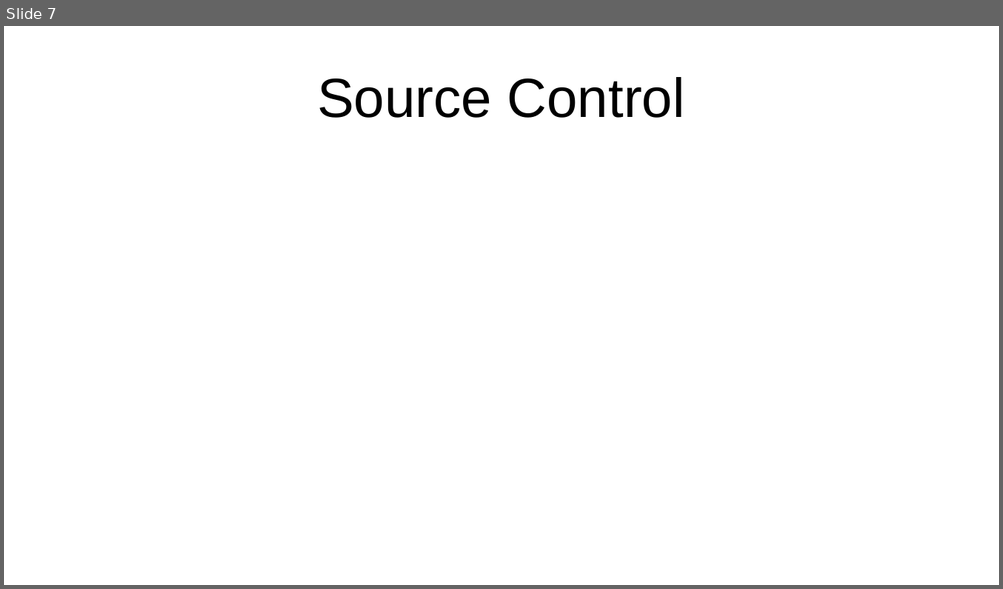
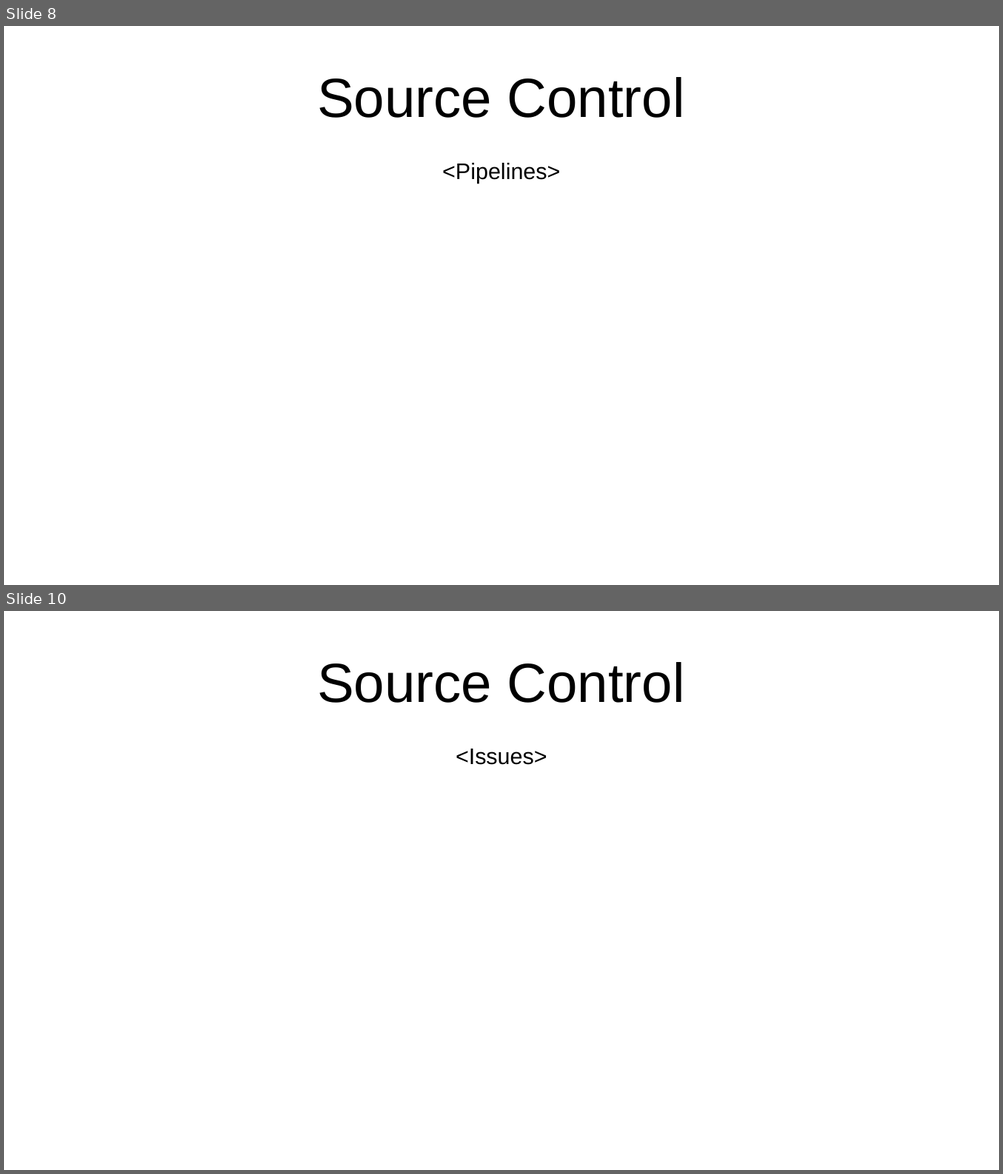
Before and after one commit to TR0NZ0D/Brazil-Career-Hub, a slide deck: Files/TCC - Final/Apresentacao_Final.pptx. Shown one above the other, each under a label of ours: slide 7 before the commit, slides 8 and 10 after it; the slides between them are not shown. The pictures are 1003x589 and 1003x1174 pixels, drawn with LibreOffice and Linux fonts; fonts in the diff are those of the drawing. Boxes give left, top, right and bottom in pixels: in the first picture for what was removed or moved away, otherwise in the second. Text is boxed around its words. In the diff, an @@ line names an element or a change of style, - is before the commit and + after.

```diff
--- a/Files/TCC - Final/Apresentacao_Final.pptx
+++ b/Files/TCC - Final/Apresentacao_Final.pptx
@@ slide 10 added at [4, 611, 999, 1170], background #FFFFFF @@
@@ title added at [317, 662, 685, 703], 44 pt, text #000000 @@
+Source Control
@@ text added at [455, 749, 547, 765], 18 pt, text #000000 @@
+<Issues>
@@ what was slide 7 is now slide 8 @@
@@ slide 8 changed as well @@
@@ text added at [442, 163, 560, 184], 18 pt, text #000000 @@
+<Pipelines>
```
Also in this commit, not shown: 1 other slide changed, 6 other slides added, 4 slides removed.
